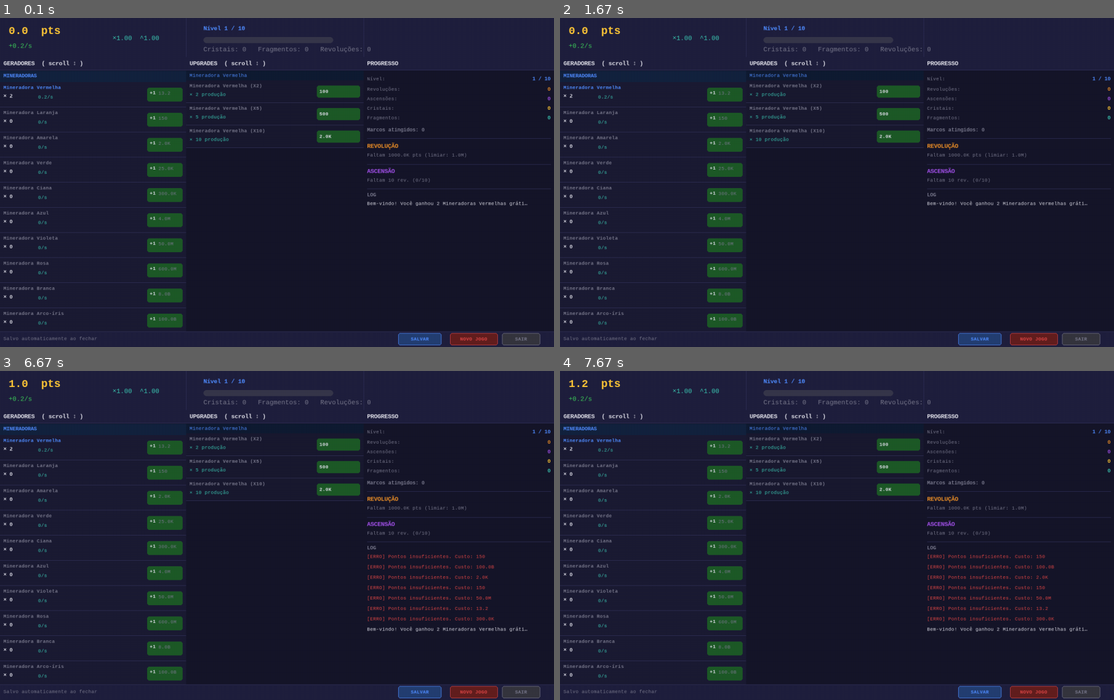
Above: before the commit, frames 1-4 (two rows, left to right).
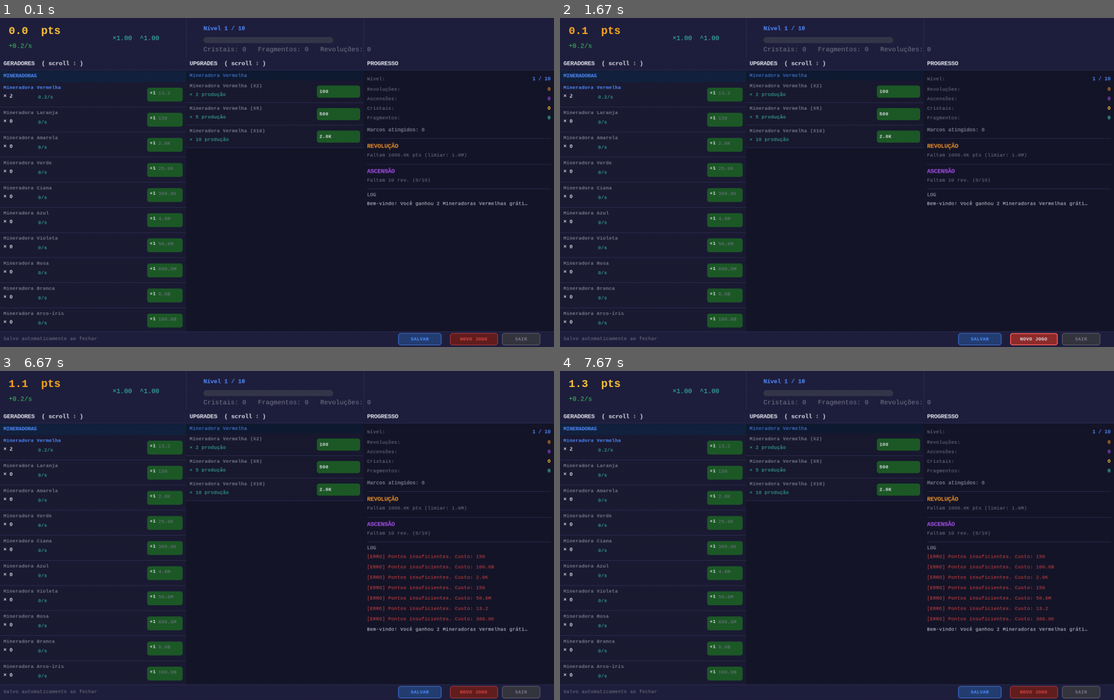
Above: after the commit, the same moments.

Repository: udagla5/INF1040---Prog-Mod
Game: pygame game, started from prototipo_idle/main_pygame.py
The game is run twice, just before and just after one commit, with the same random seed, the same clock (stepped at 60 frames per second) and the same inputs.
Inputs (mouse positions are in pixels of both pictures, inside the frame that each line leads up to):
- Up to frame 1 (0.1 s): no input
- Up to frame 2 (1.67 s): click "SALVAR" at 0.38 s; click (837, 205) at 0.72 s; click "+1" at 1.05 s; click "NOVO JOGO" at 1.38 s
- Up to frame 3 (6.67 s): click (288, 423) at 1.72 s; click "+1" at 2.05 s; click "+1" at 2.88 s; click "+1" at 3.22 s; click (476, 509) at 3.55 s; click "+1" at 4.38 s; click "+1" at 4.72 s; click (116, 515) at 5.05 s; click "+1" at 5.38 s; click (155, 472) at 5.72 s
- Up to frame 4 (7.67 s): no input

The runs differ from the first frame. In frame 2, 0.4% of the frame differs, in the area x 1-90%, y 2-100%; in frame 3, less than 0.1%; in frame 4, less than 0.1%.

Commit message:
add game feel

Diff:
--- a/prototipo_idle/interface_pygame/renderizador.py
+++ b/prototipo_idle/interface_pygame/renderizador.py
@@ -7,6 +7,7 @@
 # =============================================================================
 
 import math
+import time
 import pygame
 
 import economia
@@ -18,7 +19,10 @@
     CATEGORIAS_ORDEM, NIVEL_MAXIMO,
     LIMIAR_REVOLUCAO_BASE, FATOR_LIMIAR_REVOLUCAO, REVOLUCOES_P_ASCENSAO,
 )
-from interface_pygame.ui_estado import registrar_botao, limpar_botoes
+from interface_pygame.ui_estado import (
+    registrar_botao, limpar_botoes,
+    obter_particulas, obter_flash,
+)
 
 __all__ = [
     'inicializar_janela',
@@ -113,7 +117,7 @@
 # ---------------------------------------------------------------------------
 # Entry point de renderização
 # ---------------------------------------------------------------------------
-def renderizar_frame(janela, eco, upg, prog, mensagens):
+def renderizar_frame(janela, eco, upg, prog, mensagens, mouse_pos=(0, 0)):
     """
     Desenha um frame completo do jogo.
     Parâmetros:
@@ -122,6 +126,7 @@
         upg       (dict) — estado de upgrades
         prog      (dict) — estado de progresso
         mensagens (list) — strings de feedback recentes
+        mouse_pos (tuple) — posição atual do mouse para hover
     Retornos:
         (0, None)
     """
@@ -133,10 +138,13 @@
     _, sc_upg = obter_scroll('upgrades')
 
     _hud(janela, eco, prog)
-    _painel_geradores(janela, eco, upg, sc_ger)
-    _painel_upgrades(janela, eco, upg, sc_upg)
-    _painel_info(janela, eco, upg, prog, mensagens)
-    _bottom_bar(janela)
+    _painel_geradores(janela, eco, upg, sc_ger, mouse_pos)
+    _painel_upgrades(janela, eco, upg, sc_upg, mouse_pos)
+    _painel_info(janela, eco, upg, prog, mensagens, mouse_pos)
+    _bottom_bar(janela, mouse_pos)
+
+    _desenhar_flash(janela)
+    _desenhar_particulas(janela)
 
     pygame.display.flip()
     return (0, None)
@@ -158,8 +166,15 @@
     _, ps = display.formatar_numero(pontos)
     _, ts = display.formatar_numero(taxa)
 
-    # Pontos grandes
-    surf = _f['pts'].render(f'{ps}  pts', True, GOLD)
+    # Pontos grandes — pulsa levemente em brilho com base no tempo
+    t = time.time()
+    pulse = 0.5 + 0.5 * math.sin(t * 2.5)
+    pts_cor = (
+        int(GOLD[0]),
+        int(GOLD[1] * (0.85 + 0.15 * pulse)),
+        int(GOLD[2] * (0.5 + 0.5 * pulse)),
+    )
+    surf = _f['pts'].render(f'{ps}  pts', True, pts_cor)
     janela.blit(surf, (20, 16))
 
     # Taxa
@@ -204,7 +219,7 @@
 # ---------------------------------------------------------------------------
 # Painel esquerdo — GERADORES
 # ---------------------------------------------------------------------------
-def _painel_geradores(janela, eco, upg, scroll_y):
+def _painel_geradores(janela, eco, upg, scroll_y, mouse_pos=(0, 0)):
     x0 = GER_X
     y0 = HUD_H
     w  = GER_W
@@ -243,14 +258,14 @@
 
             if _visivel(y_cur, y0 + TITULO_H, y0 + h):
                 _linha_gerador(janela, x0, y_cur, w, id_ger, dados,
-                               eco, fatores, cor_cat, scroll_y)
+                               eco, fatores, cor_cat, scroll_y, mouse_pos)
             y_cur += ROW_GER
 
     janela.set_clip(None)
 
 
 
-def _linha_gerador(janela, x0, y, w, id_ger, dados, eco, fatores, cor, scroll_y):
+def _linha_gerador(janela, x0, y, w, id_ger, dados, eco, fatores, cor, scroll_y, mouse_pos=(0, 0)):
     cod_blq, _ = economia.calcular_custo_gerador(eco, id_ger)
     bloqueado  = cod_blq == -4
 
@@ -286,9 +301,20 @@
     btn_w, btn_h = 82, 32
     btn_x = x0 + w - btn_w - PAD
     btn_y = y + (ROW_GER - btn_h) // 2
-    btn_cor = GREEN if pode else GREEN_DIM
     btn_rect = pygame.Rect(btn_x, btn_y, btn_w, btn_h)
-    pygame.draw.rect(janela, btn_cor, btn_rect, border_radius=5)
+
+    if pode:
+        t = time.time()
+        pulse = 0.55 + 0.45 * math.sin(t * 3.5)
+        btn_cor = (int(GREEN[0] * pulse), int(GREEN[1] * (0.7 + 0.3 * pulse)), int(GREEN[2] * pulse))
+        hover   = btn_rect.collidepoint(mouse_pos)
+        if hover:
+            btn_cor = _clarear(btn_cor, 1.35)
+        pygame.draw.rect(janela, btn_cor, btn_rect, border_radius=5)
+        if hover:
+            pygame.draw.rect(janela, WHITE, btn_rect, width=1, border_radius=5)
+    else:
+        pygame.draw.rect(janela, GREEN_DIM, btn_rect, border_radius=5)
 
     _, cs_s = display.formatar_numero(custo)
     surf = _f['btn'].render(f'+1', True, WHITE)
@@ -305,7 +331,7 @@
 # ---------------------------------------------------------------------------
 # Painel central — UPGRADES
 # ---------------------------------------------------------------------------
-def _painel_upgrades(janela, eco, upg, scroll_y):
+def _painel_upgrades(janela, eco, upg, scroll_y, mouse_pos=(0, 0)):
     x0 = UPG_X
     y0 = HUD_H
     w  = UPG_W
@@ -339,7 +365,7 @@
             y_cur += 22
 
         if _visivel(y_cur, y0 + TITULO_H, y0 + h):
-            _linha_upgrade(janela, x0, y_cur, w, item, eco, upg)
+            _linha_upgrade(janela, x0, y_cur, w, item, eco, upg, mouse_pos)
         y_cur += ROW_UPG
 
     janela.set_clip(None)
@@ -369,7 +395,7 @@
     return resultado
 
 
-def _linha_upgrade(janela, x0, y, w, item, eco, upg):
+def _linha_upgrade(janela, x0, y, w, item, eco, upg, mouse_pos=(0, 0)):
     comprado = item.get('comprado', False)
     pode     = item.get('pode', False)
 
@@ -397,13 +423,24 @@
         btn_w, btn_h = 100, 28
         btn_x = x0 + w - btn_w - PAD
         btn_y = y + (ROW_UPG - btn_h) // 2
-        btn_cor = GREEN if pode else GREEN_DIM
         btn_rect = pygame.Rect(btn_x, btn_y, btn_w, btn_h)
-        pygame.draw.rect(janela, btn_cor, btn_rect, border_radius=5)
+
+        if pode:
+            t = time.time()
+            pulse = 0.55 + 0.45 * math.sin(t * 3.5 + 1.2)
+            btn_cor = (int(GREEN[0] * pulse), int(GREEN[1] * (0.7 + 0.3 * pulse)), int(GREEN[2] * pulse))
+            hover   = btn_rect.collidepoint(mouse_pos)
+            if hover:
+                btn_cor = _clarear(btn_cor, 1.35)
+            pygame.draw.rect(janela, btn_cor, btn_rect, border_radius=5)
+            if hover:
+                pygame.draw.rect(janela, WHITE, btn_rect, width=1, border_radius=5)
+            registrar_botao(btn_rect, f'comprar upgrade {item["id"]}')
+        else:
+            pygame.draw.rect(janela, GREEN_DIM, btn_rect, border_radius=5)
+
         surf = _f['btn'].render(cs, True, WHITE)
         janela.blit(surf, (btn_x + 6, btn_y + 7))
-        if pode:
-            registrar_botao(btn_rect, f'comprar upgrade {item["id"]}')
 
     pygame.draw.line(janela, BORDER, (x0, y + ROW_UPG - 1), (x0 + w, y + ROW_UPG - 1))
 
@@ -411,7 +448,7 @@
 # ---------------------------------------------------------------------------
 # Painel direito — INFO + MENSAGENS
 # ---------------------------------------------------------------------------
-def _painel_info(janela, eco, upg, prog, mensagens):
+def _painel_info(janela, eco, upg, prog, mensagens, mouse_pos=(0, 0)):
     x0 = INFO_X
     y0 = HUD_H
     w  = INFO_W
@@ -486,7 +523,7 @@
         janela.blit(surf, (x0 + PAD, y))
         y += 20
         btn = _botao_acao(janela, x0 + PAD, y, w - PAD*2, 36,
-                          '🔁  EXECUTAR REVOLUÇÃO', ORANGE, 'revolucao')
+                          '🔁  EXECUTAR REVOLUÇÃO', ORANGE, 'revolucao', mouse_pos)
         y += 44
     else:
         falta = max(0, limiar_rev - pontos_max)
@@ -510,7 +547,7 @@
         janela.blit(surf, (x0 + PAD, y))
         y += 20
         _botao_acao(janela, x0 + PAD, y, w - PAD*2, 36,
-                    '⬆  EXECUTAR ASCENSÃO', PURPLE, 'ascensao')
+                    '⬆  EXECUTAR ASCENSÃO', PURPLE, 'ascensao', mouse_pos)
         y += 44
     else:
         faltam = max(0, REVOLUCOES_P_ASCENSAO - num_rev)
@@ -541,7 +578,7 @@
 # ---------------------------------------------------------------------------
 # Bottom bar
 # ---------------------------------------------------------------------------
-def _bottom_bar(janela):
+def _bottom_bar(janela, mouse_pos=(0, 0)):
     y0 = H - BOTTOM_H
     pygame.draw.rect(janela, HDR_BG, (0, y0, W, BOTTOM_H))
     pygame.draw.line(janela, BORDER, (0, y0), (W, y0), 1)
@@ -549,12 +586,9 @@
     surf = _f['small'].render('Salvo automaticamente ao fechar', True, GREY)
     janela.blit(surf, (PAD, y0 + 10))
 
-    # Botão salvar
-    _botao_acao(janela, W - 360, y0 + 4, 100, 28, 'SALVAR', BLUE,  '__salvar__')
-    # Botão novo jogo
-    _botao_acao(janela, W - 240, y0 + 4, 110, 28, 'NOVO JOGO', RED,   'novo jogo')
-    # Botão sair
-    _botao_acao(janela, W - 120, y0 + 4,  88, 28, 'SAIR',      GREY,  'sair')
+    _botao_acao(janela, W - 360, y0 + 4, 100, 28, 'SALVAR',   BLUE, '__salvar__', mouse_pos)
+    _botao_acao(janela, W - 240, y0 + 4, 110, 28, 'NOVO JOGO', RED,  'novo jogo', mouse_pos)
+    _botao_acao(janela, W - 120, y0 + 4,  88, 28, 'SAIR',     GREY,  'sair',      mouse_pos)
 
 
 # ---------------------------------------------------------------------------
@@ -574,11 +608,17 @@
     janela.blit(surf_v, (x + w - surf_v.get_width(), y))
 
 
-def _botao_acao(janela, x, y, w, h, texto, cor, cmd):
-    rect = pygame.Rect(x, y, w, h)
-    pygame.draw.rect(janela, _escurecer(cor, 0.45), rect, border_radius=5)
-    pygame.draw.rect(janela, cor, rect, width=1, border_radius=5)
-    surf = _f['btn'].render(texto, True, cor)
+def _botao_acao(janela, x, y, w, h, texto, cor, cmd, mouse_pos=(0, 0)):
+    rect   = pygame.Rect(x, y, w, h)
+    hover  = rect.collidepoint(mouse_pos)
+    bg_cor = _escurecer(cor, 0.45)
+    brd_cor = _clarear(cor, 1.3) if hover else cor
+    txt_cor = WHITE if hover else cor
+    if hover:
+        bg_cor = _escurecer(cor, 0.65)
+    pygame.draw.rect(janela, bg_cor,  rect, border_radius=5)
+    pygame.draw.rect(janela, brd_cor, rect, width=1 + int(hover), border_radius=5)
+    surf = _f['btn'].render(texto, True, txt_cor)
     cx   = x + (w - surf.get_width())  // 2
     cy   = y + (h - surf.get_height()) // 2
     janela.blit(surf, (cx, cy))
@@ -590,5 +630,30 @@
     return tuple(max(0, int(c * fator)) for c in cor)
 
 
+def _clarear(cor, fator):
+    return tuple(min(255, int(c * fator)) for c in cor)
+
+
+def _desenhar_particulas(janela):
+    """Desenha todos os textos flutuantes ativos por cima de tudo."""
+    _, particulas = obter_particulas()
+    for p in particulas:
+        frac  = p['vida'] / p['vida_max']
+        alpha = int(255 * frac)
+        surf  = _f['btn'].render(p['texto'], True, p['cor'])
+        surf.set_alpha(alpha)
+        janela.blit(surf, (int(p['x'] - surf.get_width() // 2), int(p['y'])))
+
+
+def _desenhar_flash(janela):
+    """Desenha o overlay de flash de revolução/ascensão."""
+    _, flash = obter_flash()
+    if flash is None or flash['alpha'] <= 0:
+        return
+    overlay = pygame.Surface((W, H), pygame.SRCALPHA)
+    overlay.fill((*flash['cor'], int(flash['alpha'])))
+    janela.blit(overlay, (0, 0))
+
+
 def _visivel(y, y_min, y_max):
     return y_min - ROW_GER <= y <= y_max
--- a/prototipo_idle/interface_pygame/ui_estado.py
+++ b/prototipo_idle/interface_pygame/ui_estado.py
@@ -13,12 +13,21 @@
     'limpar_botoes',
     'registrar_botao',
     'botao_em',
+    # game feel
+    'adicionar_particula',
+    'atualizar_particulas',
+    'obter_particulas',
+    'registrar_flash',
+    'atualizar_flash',
+    'obter_flash',
 ]
 
 _estado = {
     'scroll_geradores': 0,
     'scroll_upgrades':  0,
     'botoes': [],          # list[ (pygame.Rect, str_comando) ]
+    'particulas': [],      # list[ dict ] — textos flutuantes
+    'flash': None,         # dict | None — overlay de tela
 }
 
 _SCROLL_MIN = 0
@@ -35,6 +44,8 @@
     _estado['scroll_geradores'] = 0
     _estado['scroll_upgrades']  = 0
     _estado['botoes']           = []
+    _estado['particulas']       = []
+    _estado['flash']            = None
     return (0, None)
 
 
@@ -112,3 +123,111 @@
         if rect.collidepoint(pos):
             return (0, cmd)
     return (0, None)
+
+
+# ---------------------------------------------------------------------------
+# Partículas flutuantes
+# ---------------------------------------------------------------------------
+
+def adicionar_particula(x, y, texto, cor=(255, 200, 55)):
+    """
+    Spawna um texto flutuante na posição (x, y).
+    Parâmetros:
+        x, y  (float) — posição inicial na tela
+        texto (str)   — texto a exibir
+        cor   (tuple) — cor RGB
+    Retornos:
+        (0, None)
+    """
+    import random
+    _estado['particulas'].append({
+        'x':       float(x) + random.uniform(-10, 10),
+        'y':       float(y),
+        'vx':      random.uniform(-18, 18),
+        'vy':      -75.0,
+        'texto':   texto,
+        'cor':     cor,
+        'vida':    1.4,
+        'vida_max': 1.4,
+    })
+    return (0, None)
+
+
+def atualizar_particulas(delta):
+    """
+    Avança a simulação das partículas pelo tempo delta (segundos).
+    Remove as que expiraram.
+    Retornos:
+        (0, None)
+    """
+    vivas = []
+    for p in _estado['particulas']:
+        p['vida'] -= delta
+        p['x'] += p['vx'] * delta
+        p['y'] += p['vy'] * delta
+        p['vy'] += 30 * delta   # leve gravidade
+        if p['vida'] > 0:
+            vivas.append(p)
+    _estado['particulas'] = vivas
+    return (0, None)
+
+
+def obter_particulas():
+    """
+    Retorna cópia da lista de partículas ativas.
+    Retornos:
+        (0, list[dict])
+    """
+    return (0, list(_estado['particulas']))
+
+
+# ---------------------------------------------------------------------------
+# Flash de tela
+# ---------------------------------------------------------------------------
+
+_FLASH_CORES = {
+    'revolucao': (230, 140,  40),
+    'ascensao':  (160,  80, 230),
+    'compra':    ( 60, 200,  90),
+    'marco':     (255, 200,  55),
+}
+
+def registrar_flash(tipo):
+    """
+    Inicia um flash de overlay na tela.
+    Parâmetros:
+        tipo (str) — 'revolucao' | 'ascensao' | 'compra' | 'marco'
+    Retornos:
+        (0, None)
+    """
+    cor = _FLASH_CORES.get(tipo, (255, 255, 255))
+    alpha_inicial = 160 if tipo in ('revolucao', 'ascensao') else 80
+    _estado['flash'] = {
+        'cor':   cor,
+        'alpha': float(alpha_inicial),
+        'decay': 280.0,
+    }
+    return (0, None)
+
+
+def atualizar_flash(delta):
+    """
+    Decai o alpha do flash de tela.
+    Retornos:
+        (0, None)
+    """
+    f = _estado['flash']
+    if f is not None:
+        f['alpha'] -= f['decay'] * delta
+        if f['alpha'] <= 0:
+            _estado['flash'] = None
+    return (0, None)
+
+
+def obter_flash():
+    """
+    Retorna o estado atual do flash de tela.
+    Retornos:
+        (0, dict | None)
+    """
+    return (0, _estado['flash'])
--- a/prototipo_idle/main_pygame.py
+++ b/prototipo_idle/main_pygame.py
@@ -22,7 +22,11 @@
 
 # Nova camada de interface (apenas desenho + estado de UI)
 from interface_pygame.renderizador import inicializar_janela, fechar_janela, renderizar_frame
-from interface_pygame.ui_estado    import inicializar_ui, botao_em, atualizar_scroll
+from interface_pygame.ui_estado    import (
+    inicializar_ui, botao_em, atualizar_scroll,
+    adicionar_particula, atualizar_particulas,
+    registrar_flash, atualizar_flash,
+)
 
 # ---------------------------------------------------------------------------
 # Helpers internos
@@ -66,26 +70,26 @@
     """
     Identifica o botão clicado e executa o comando correspondente.
     Retornos:
-        (codigo, eco, upg, prog, mensagem, acao_especial)
+        (codigo, eco, upg, prog, mensagem, acao_especial, cmd)
         acao_especial: None | 'sair' | 'salvar' | 'novo_jogo'
     """
     _, cmd = botao_em(pos)
     if not cmd:
-        return (0, eco, upg, prog, '', None)
+        return (0, eco, upg, prog, '', None, '')
 
     if cmd == 'sair':
-        return (0, eco, upg, prog, '', 'sair')
+        return (0, eco, upg, prog, '', 'sair', cmd)
 
     if cmd == '__salvar__':
         persistencia.salvar_jogo(eco, upg, prog)
-        return (0, eco, upg, prog, '[SAVE] Jogo salvo!', 'salvar')
+        return (0, eco, upg, prog, '[SAVE] Jogo salvo!', 'salvar', cmd)
 
     if cmd == 'novo jogo':
-        return (0, eco, upg, prog, '', 'novo_jogo')
+        return (0, eco, upg, prog, '', 'novo_jogo', cmd)
 
     # Qualquer outro comando passa pelo processador testado de main.py
     codigo, eco, upg, prog, msg = processar_comando(cmd, eco, upg, prog)
-    return (codigo, eco, upg, prog, msg, None)
+    return (codigo, eco, upg, prog, msg, None, cmd)
 
 
 def _scroll_para_painel(pos_x, largura_ger, x_upg, largura_upg):
@@ -132,9 +136,15 @@
 
         for marco in novos_marcos:
             mensagens.insert(0, f'$ Marco atingido: {marco}')
+            registrar_flash('marco')
         if vitoria and '$$$ PONTO ÔMEGA' not in (mensagens[0] if mensagens else ''):
             mensagens.insert(0, '$$$ PONTO ÔMEGA ATINGIDO! VITÓRIA!')
+            registrar_flash('marco')
         mensagens = mensagens[:14]
+
+        # ── Atualiza efeitos visuais ─────────────────────────────────────
+        atualizar_particulas(delta)
+        atualizar_flash(delta)
 
         # ── Eventos ─────────────────────────────────────────────────────
         for event in pygame.event.get():
@@ -150,11 +160,29 @@
                     break
 
             if event.type == pygame.MOUSEBUTTONDOWN and event.button == 1:
-                cod, eco, upg, prog, msg, acao = _processar_clique(
+                cod, eco, upg, prog, msg, acao, cmd = _processar_clique(
                     event.pos, eco, upg, prog)
                 if msg:
                     mensagens.insert(0, msg)
                     mensagens = mensagens[:14]
+
+                # Efeitos de game feel por tipo de ação
+                if cod == 0 and cmd and '[ERRO]' not in msg:
+                    if cmd == 'revolucao':
+                        registrar_flash('revolucao')
+                        adicionar_particula(event.pos[0], event.pos[1] - 20,
+                                            '🔁 REVOLUÇÃO!', (230, 140, 40))
+                    elif cmd == 'ascensao':
+                        registrar_flash('ascensao')
+                        adicionar_particula(event.pos[0], event.pos[1] - 20,
+                                            '⬆ ASCENSÃO!', (160, 80, 230))
+                    elif cmd.startswith('comprar gerador') and msg and '[ERRO]' not in msg:
+                        adicionar_particula(event.pos[0], event.pos[1],
+                                            '+1', (60, 200, 90))
+                    elif cmd.startswith('comprar upgrade') and msg and '[ERRO]' not in msg:
+                        adicionar_particula(event.pos[0], event.pos[1],
+                                            '× upgrade!', (255, 200, 55))
+
                 if acao == 'sair':
                     persistencia.salvar_jogo(eco, upg, prog)
                     rodando = False
@@ -179,8 +207,9 @@
             break
 
         # ── Renderização ────────────────────────────────────────────────
-        renderizar_frame(janela, eco, upg, prog, mensagens)
-        clock.tick(30)
+        mouse_pos = pygame.mouse.get_pos()
+        renderizar_frame(janela, eco, upg, prog, mensagens, mouse_pos)
+        clock.tick(60)
 
     fechar_janela()
 
Not shown, added: prototipo_idle/CLAUDE.md
